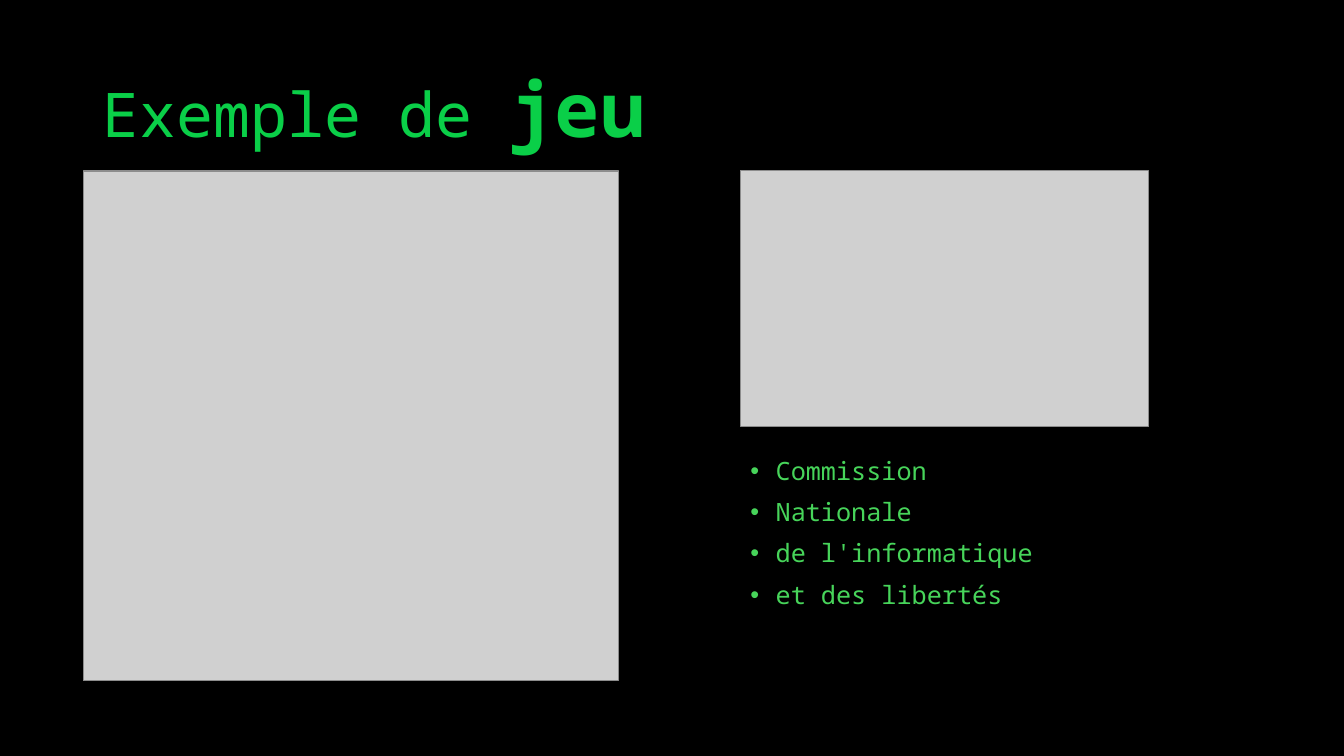
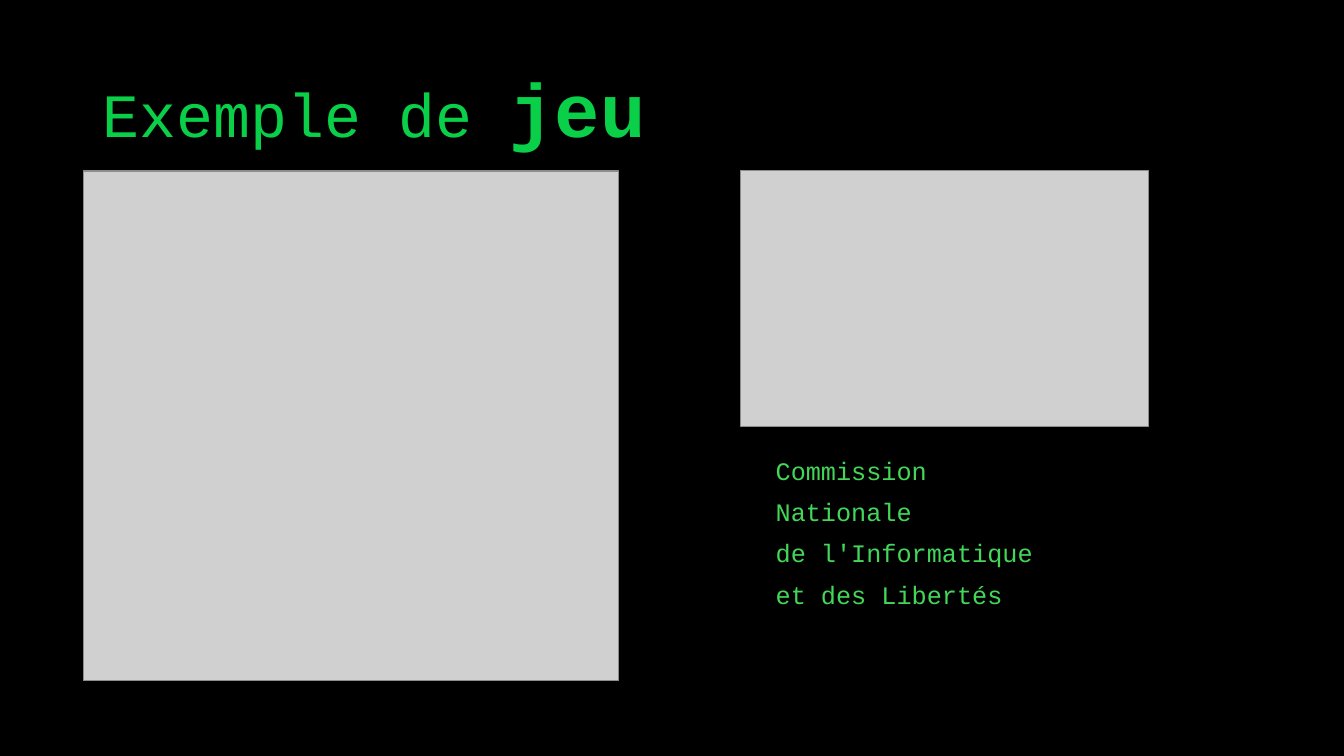
Before and after one commit to Fafishyle/Jeu_domaine_seccuritee, a slide deck: slide 2 of Slide_jeu.pptx. Drawn at 1344x756 pixels with LibreOffice and Linux fonts; fonts in the diff are those of the drawing; grey boxes stand for pictures. Boxes give left, top, right and bottom in pixels: in the first picture for what was removed or moved away, otherwise in the second. Text is boxed around its words. In the diff, an @@ line names an element or a change of style, - is before the commit and + after.

```diff
--- a/Slide_jeu.pptx
+++ b/Slide_jeu.pptx
@@ title "Exemple de jeu" at [102, 83, 645, 153]: font Noto Sans Mono to Courier New @@
@@ text at [776, 461, 927, 522]: font Noto Sans Mono to Courier New, text colour #47D45A to #43D658 in "Commission", "Nationale"; bullet • to none; less space between paragraphs @@
@@ text at [776, 544, 1033, 605]: text changed; font Noto Sans Mono to Courier New; text colour #47D45A to #43D658 @@
-• de l'informatique
-• et des libertés
+de l'Informatique
+et des Libertés
```
Also in this commit, not shown: 6 other slides changed, 1 slide added, 2 other files.
